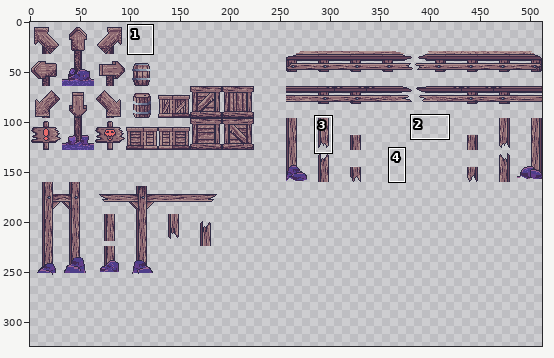
File history of a sprite sheet, Assets/Materials/Sprites/Tiles/cave1/TileMapWooden.png. The picture above shows the old version from afar; the outline marks the close-up.
Close-up. First the earlier version:
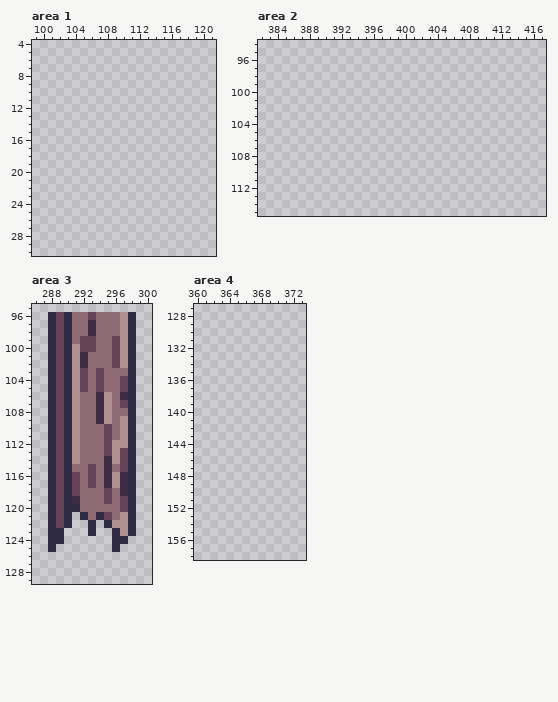
The file is 512x512 pixels. Colours within 5 levels of each other are drawn and written as one. Shown: area 1: x 99..121, y 4..30; area 2: x 382..417, y 94..115; area 3: x 286..300, y 95..129; area 4: x 360..373, y 127..158. The wide view leaves out empty margins. The commit also changed other parts of the picture, which this record leaves out.
And afterwards:
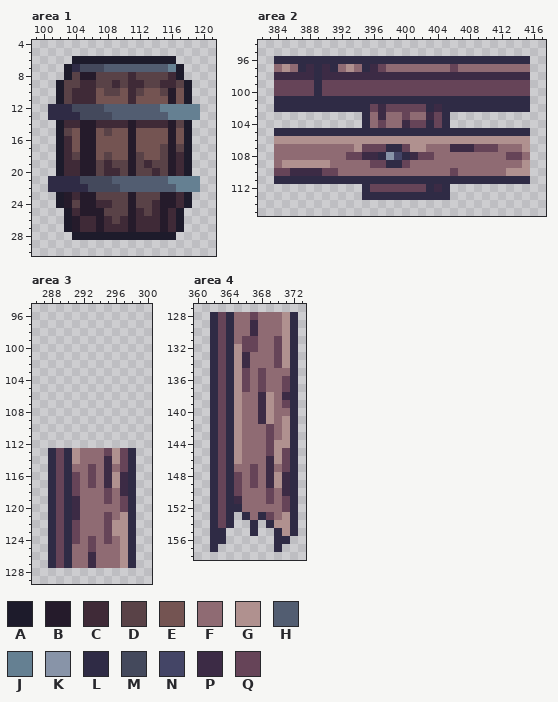
Palette (. is transparent): A #1d1b2b  B #251b2b  C #3f2a37  D #594247  E #745452  F #8f6b73  G #b0918f  H #525d71  J #658092  K #8894a8  L #2f2b45  M #44495c  N #444566  P #3c2b45  Q #664458
Difference:
Area 1:
y 6: x 104..116 ............. -> AAAAAAAAAAAAA
y 7: x 103..117 ............... -> ALMMMHHHHHHHHJA
y 8: x 103..117 ............... -> ADBBDDDDCDDDDCA
y 9: x 102..118 ................. -> ADDCCDDCDCCDDCCDA
y 10: x 102..118 ................. -> ADCCCEDDECDEEDBEA
y 11: x 102..118 ................. -> ADCCCEEEECEEEEBEA
y 12: x 101..119 ................... -> LLLMMMMHHHHHHHJJJJJ
y 13: x 101..119 ................... -> LLLLMMMMHHHHHHHJJJJ
y 14: x 102..118 ................. -> ACCBBCCCCBCCCCBDA
y 15: x 102..118 ................. -> ADEBBEDEEBEEEEBEA
y 16: x 102..118 ................. -> ACEBBEEEEBEEEEBEA
y 17: x 102..118 ................. -> ACEBBEEEEBEEEDBDA
y 18: x 102..118 ................. -> ACDBBEDEEBDEEDBCA
y 19: x 102..118 ................. -> ACCBBDCDDBDCDDBCA
y 20: x 102..118 ................. -> ACCBBDCCDBDDCDBCA
y 21: x 101..119 ................... -> LLLLMMMMHHHHHHHJJJJ
y 22: x 101..119 ................... -> LLLLLMMMMHHHHHHHJJJ
y 23: x 102..118 ................. -> ABCBBDDDDBDDDBBCA
y 24: x 102..118 ................. -> ABDBBCCDDBDDCBBCA
y 25: x 103..117 ............... -> ACBBBDDDBCDCBCA
y 26: x 103..117 ............... -> ABCCBCDCBCCCBCA
y 27: x 103..117 ............... -> ABCCBCCCBCCCBCA
y 28: x 104..116 ............. -> AAAAAAAAAAAAA
Area 2:
y 96: x 384..415 ................................ -> LLLLLLLLLLLLLLLLLLLLLLLLLLLLLLLL
y 97: x 384..415 ................................ -> FGFLPLPLFGFLPQFFFFFFFFQFFFFFFFFF
y 98: x 384..415 ................................ -> PPPPPLPPPPPPPPPPPPPPPPPPPPPPPPPP
y 99..100: x 384..415 ................................ -> QQQQQLQQQQQQQQQQQQQQQQQQQQQQQQQQ
y 101: x 384..415 ................................ -> LLLLLLLLLLLLLLLLLLLLLLLLLLLLLLLL
y 102: x 384..415 ................................ -> LLLLLLLLLLLLQPQQQQQLPLLLLLLLLLLL
y 103: x 395..405 ........... -> LFPFFQFFPQL
y 104: x 395..405 ........... -> LFQFFPQQLQL
y 105: x 384..415 ................................ -> LLLLLLLLLLLLLLLLLLLLLLLLLLLLLLLL
y 106: x 384..415 ................................ -> GGGGGGGGGGGGGGGGGGGGGGGGGGGGGGGG
y 107: x 384..415 ................................ -> FFFFFFFFFFGQQQLLQGGFFFPPPQQQFFFG
y 108: x 384..415 ................................ -> FFFFFFFFFQQPPLKNLPQQFFFFFFFFFQQF
y 109: x 384..415 ................................ -> FGGGGGGFFFFFQQLLQFFFFFFFFFFFFFFG
y 110: x 384..415 ................................ -> QQPPPPQQFFFFFFFFFFFFFFQFFFFFFGGG
y 111: x 384..415 ................................ -> LLLLLLLLLLLLLLLLLLLLLLLLLLLLLLLL
y 112: x 395..405 ........... -> LQQQQQQQLPL
y 113: x 395..405 ........... -> LLLLLLLLLLL
Area 3:
y 96: x 288..298 LQLFFQFFFGL -> ...........
y 97..98: x 288..298 LQLFFPFFFGL -> ...........
y 99: x 288..298 LQLFQQFFQGL -> ...........
y 100: x 288..298 LQLGQQFFQGL -> ...........
y 101..102: x 288..298 LQLGPFFFQGL -> ...........
y 103: x 288..298 LQLGQFQFFFL -> ...........
y 104..105: x 288..298 LQLGQFQFFQL -> ...........
y 106: x 288..298 LQLGFFPGFPL -> ...........
y 107: x 288..298 LQLGFFPGFQL -> ...........
y 108: x 288..298 LQLGFFPGFFL -> ...........
y 109: x 288..298 LQLGFFPGFGL -> ...........
y 110..111: x 288..298 LQLGFFFQFGL -> ...........
y 112: x 288..298 LQLGFFFQGGL -> ...........
y 120: x 291 L -> P
y 121: x 291..292 .L -> PF; x 294 L -> F
y 122: x 291..295 ..L.L -> QFFFQ
y 123: x 289..296 L...L..L -> QLQFFFQG
y 124: x 289..298 L......LL. -> QLQFQFQFGL
y 125: x 289..298 .......L.. -> QLFFQFFFGL
y 126..127: x 288..298 ........... -> LQLFFPFFFGL
Area 4:
y 128: x 362..372 ........... -> LQLFFQFFFGL
y 129..130: x 362..372 ........... -> LQLFFPFFFGL
y 131: x 362..372 ........... -> LQLFQQFFQGL
y 132: x 362..372 ........... -> LQLGQQFFQGL
y 133..134: x 362..372 ........... -> LQLGPFFFQGL
y 135: x 362..372 ........... -> LQLGQFQFFFL
y 136..137: x 362..372 ........... -> LQLGQFQFFQL
y 138: x 362..372 ........... -> LQLGFFPGFPL
y 139: x 362..372 ........... -> LQLGFFPGFQL
y 140: x 362..372 ........... -> LQLGFFPGFFL
y 141: x 362..372 ........... -> LQLGFFPGFGL
y 142..143: x 362..372 ........... -> LQLGFFFQFGL
y 144: x 362..372 ........... -> LQLGFFFQGGL
y 145: x 362..372 ........... -> LQLGFFFQGQL
y 146: x 362..372 ........... -> LQLGFFFPGQL
y 147: x 362..372 ........... -> LQLFFQFPFQL
y 148..149: x 362..372 ........... -> LQLQFQFPGPL
y 150: x 362..372 ........... -> LQLQFFFQFPL
y 151: x 362..372 ........... -> LQLPFFFQFQL
y 152: x 362..372 ........... -> LQLLFFFFFQL
y 153: x 362..364 ... -> LQL; x 366..372 ....... -> LFLQFGL
y 154: x 362..364 ... -> LQL; x 367 . -> L; x 369..372 .... -> LGGL
y 155: x 362..363 .. -> LL; x 367 . -> L; x 370..372 ... -> LGL
y 156: x 362..363 .. -> LL; x 370..371 .. -> LL
y 157: x 362 . -> L; x 370 . -> L
Boxes around the changes in both close-ups, in picture pixels (x1, y1, x2, y2):
added: (48, 56, 200, 240)
added: (274, 56, 530, 200)
erased: (48, 312, 136, 448)
changed: (48, 504, 136, 568)
added: (210, 312, 298, 552)
